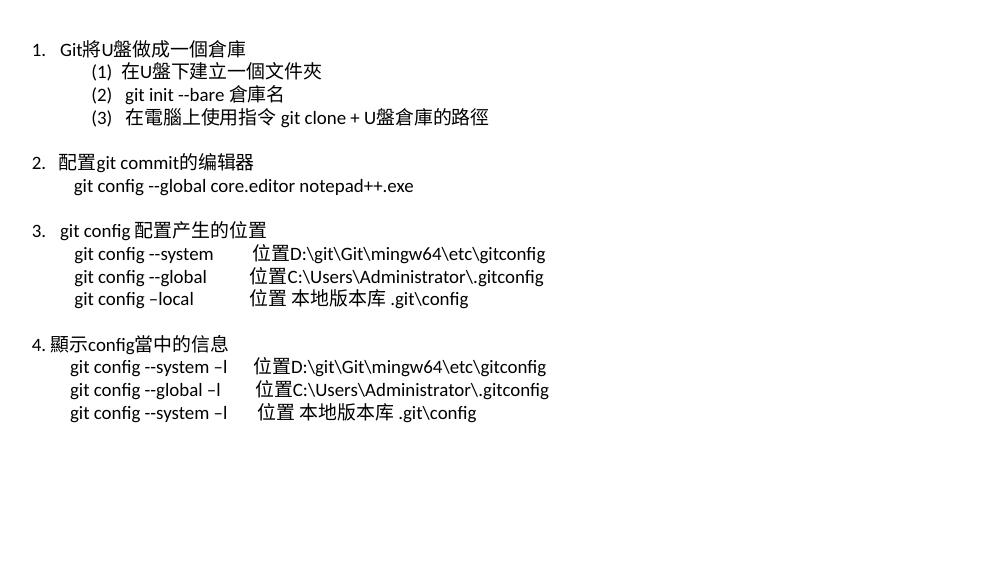
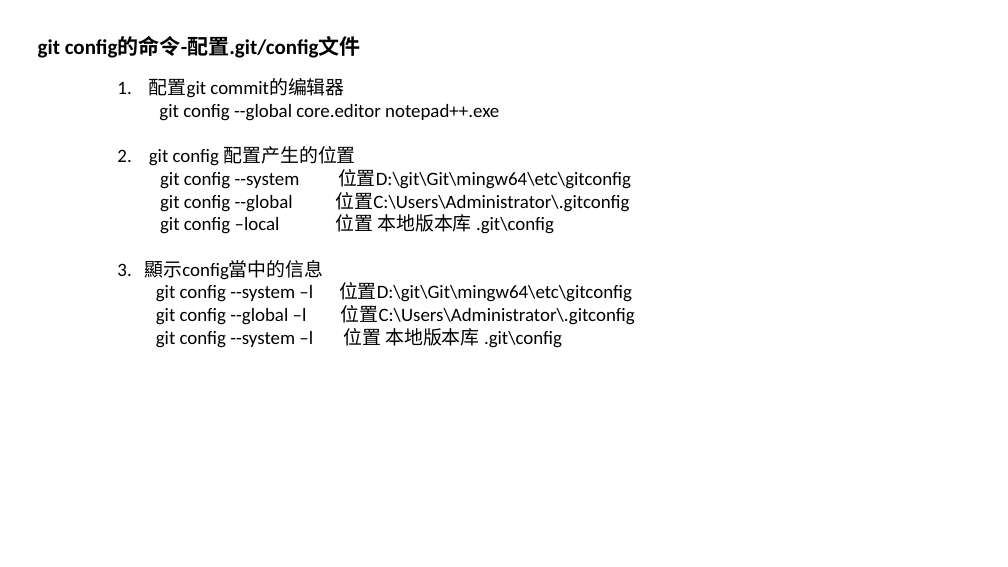
Before and after one commit to luchaojun/ChaojunStudy, a slide deck: slide 4 of GitStudy/GitStudy.pptx (slide 3 before the commit). Drawn at 1008x567 pixels with LibreOffice and Linux fonts; fonts in the diff are those of the drawing. Boxes give left, top, right and bottom in pixels: in the first picture for what was removed or moved away, otherwise in the second. Text is boxed around its words. In the diff, an @@ line names an element or a change of style, - is before the commit and + after.

```diff
--- a/GitStudy/GitStudy.pptx
+++ b/GitStudy/GitStudy.pptx
@@ text added at <box>38,36,361,58</box>, 20 pt, text #000000, bold @@
+git config的命令-配置.git/config文件
@@ text "1. 配置git commit的编辑器": place and size @@
-text "1. 配置git commit的编辑器" at <box>32,40,549,423</box>
+text "1. 配置git commit的编辑器" at <box>117,79,635,348</box>
@@ text at <box>117,79,344,98</box>: text changed @@
-1. Git將U盤做成一個倉庫
-(1) 在U盤下建立一個文件夾
-(2) git init --bare 倉庫名
-(3) 在電腦上使用指令 git clone + U盤倉庫的路徑
-2. 配置git commit的编辑器
+1. 配置git commit的编辑器
@@ text at <box>117,146,356,166</box>: text changed @@
-  3. git config 配置产生的位置
+  2. git config 配置产生的位置
@@ text at <box>117,260,324,280</box>: text changed @@
-  4. 顯示config當中的信息
+  3. 顯示config當中的信息
```
Also in this commit, not shown: 6 slides added.
